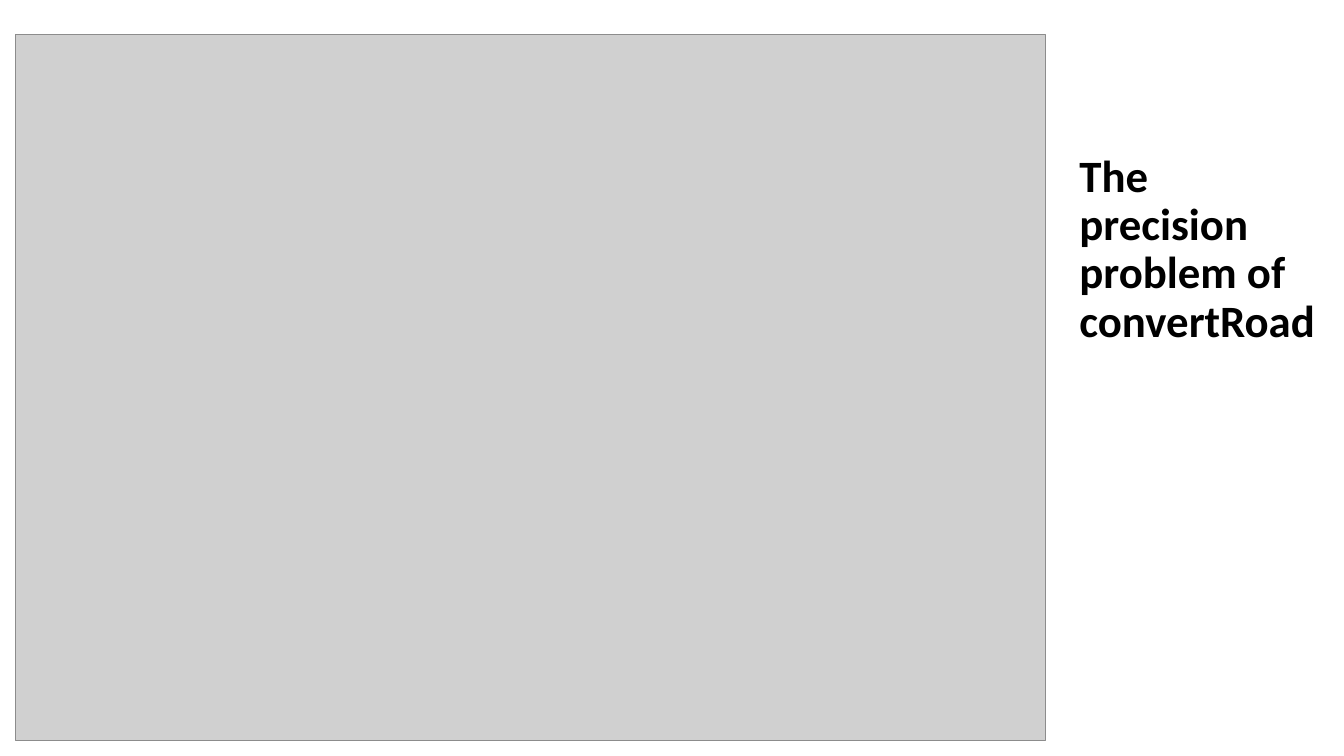
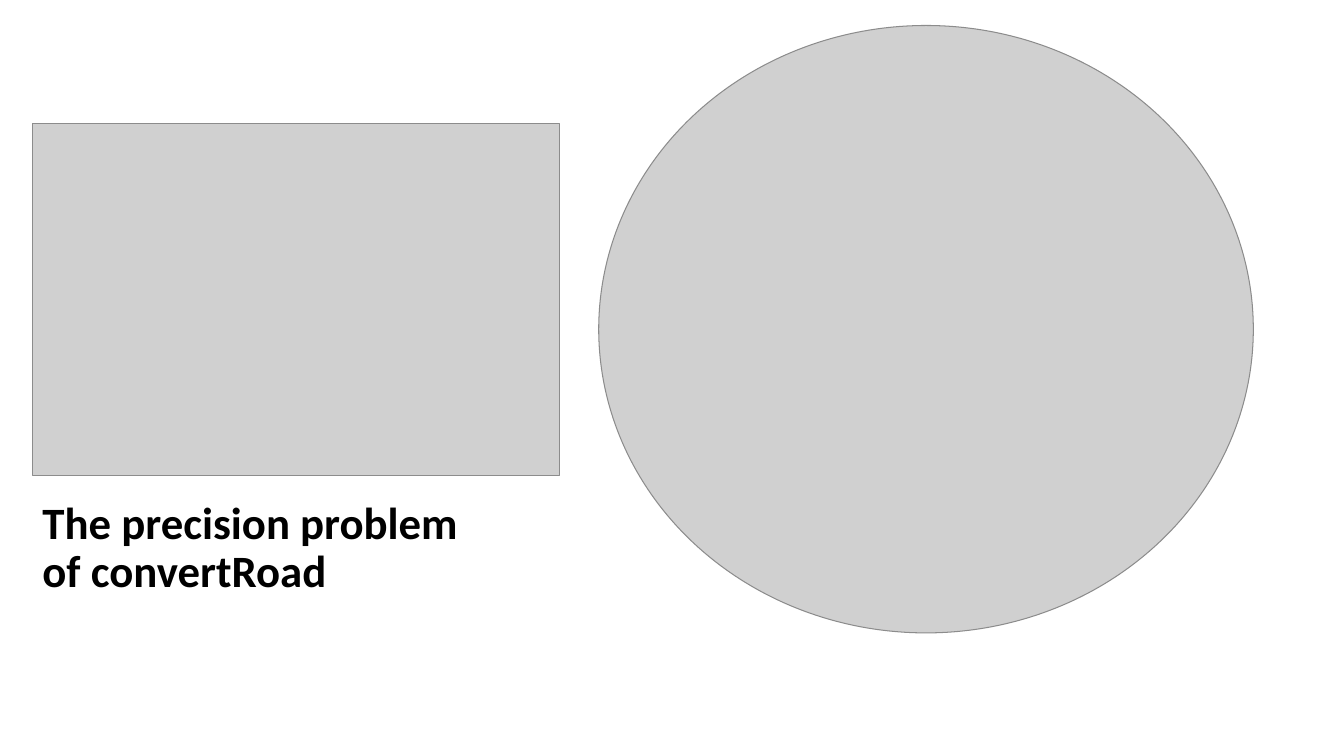
Before and after one commit to YenKang/Smart-Logistics-Plan, a slide deck: slide 28 of eclipse workspace/java_library/sumo_implementation recording.pptx (slide 29 before the commit). Drawn at 1344x756 pixels with LibreOffice and Linux fonts; fonts in the diff are those of the drawing; grey boxes stand for pictures. Boxes give left, top, right and bottom in pixels: in the first picture for what was removed or moved away, otherwise in the second. Text is boxed around its words. In the diff, an @@ line names an element or a change of style, - is before the commit and + after.

```diff
--- a/eclipse workspace/java_library/sumo_implementation recording.pptx
+++ b/eclipse workspace/java_library/sumo_implementation recording.pptx
@@ picture added at (x1=599, y1=25, x2=1253, y2=633) @@
@@ picture resized from (x1=16, y1=34, x2=1046, y2=741) to (x1=32, y1=124, x2=560, y2=476) @@
@@ title "The precision problem of convertRoad" rewrapped from (x1=1079, y1=160, x2=1314, y2=338) to (x1=42, y1=507, x2=457, y2=588) @@
```
Also in this commit, not shown: 9 other slides changed, 7 slides added, 2 slides removed, 1 other file.
